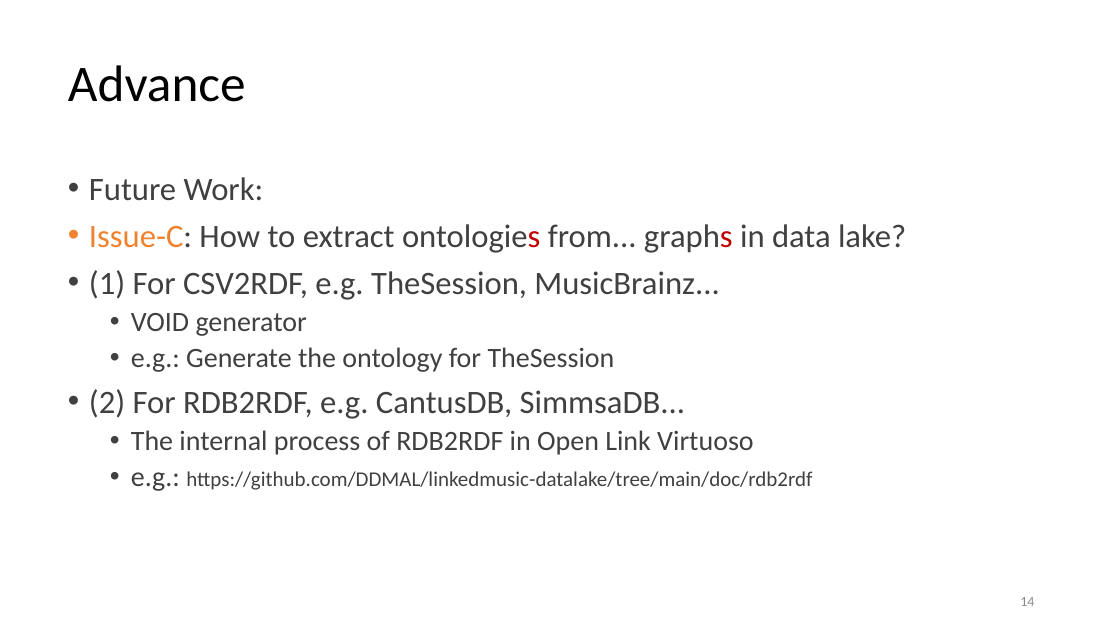
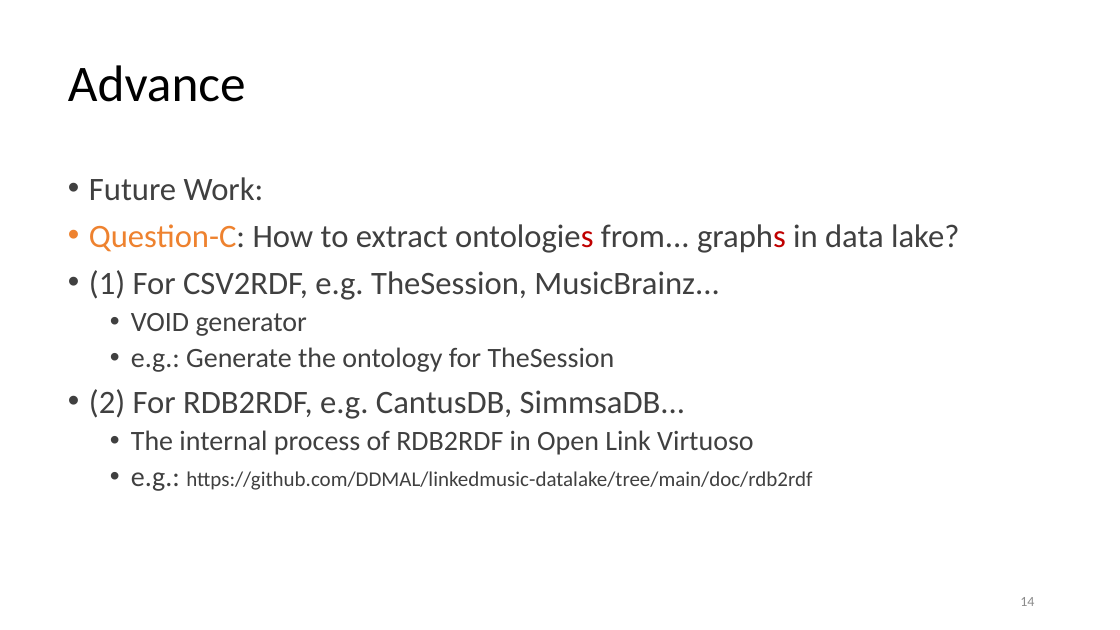
Before and after one commit to DDMAL/linkedmusic-queries, a slide deck: slide 14 of handOver_generalReviewOf_LinkedMusicQueries2024-2025.pptx. Drawn at 1120x630 pixels with LibreOffice and Linux fonts; fonts in the diff are those of the drawing. Boxes give left, top, right and bottom in pixels: in the first picture for what was removed or moved away, otherwise in the second. Text is boxed around its words. In the diff, an @@ line names an element or a change of style, - is before the commit and + after.

```diff
--- a/handOver_generalReviewOf_LinkedMusicQueries2024-2025.pptx
+++ b/handOver_generalReviewOf_LinkedMusicQueries2024-2025.pptx
@@ text at bbox=[89, 224, 959, 253]: text changed @@
-• Issue-C: How to extract ontologies from... graphs in data lake?
+• Question-C: How to extract ontologies from... graphs in data lake?
```
Also in this commit, not shown: 4 other slides changed.
